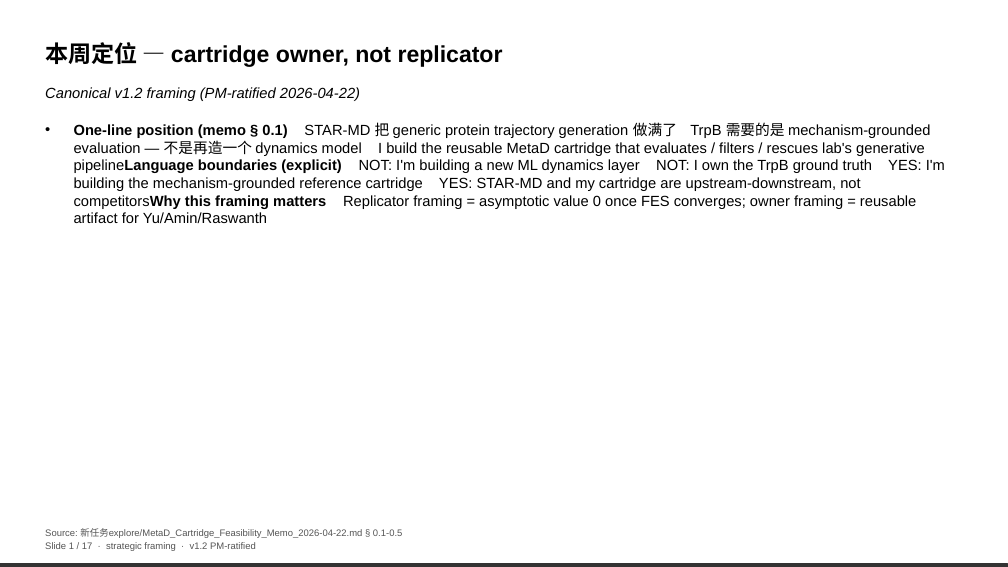
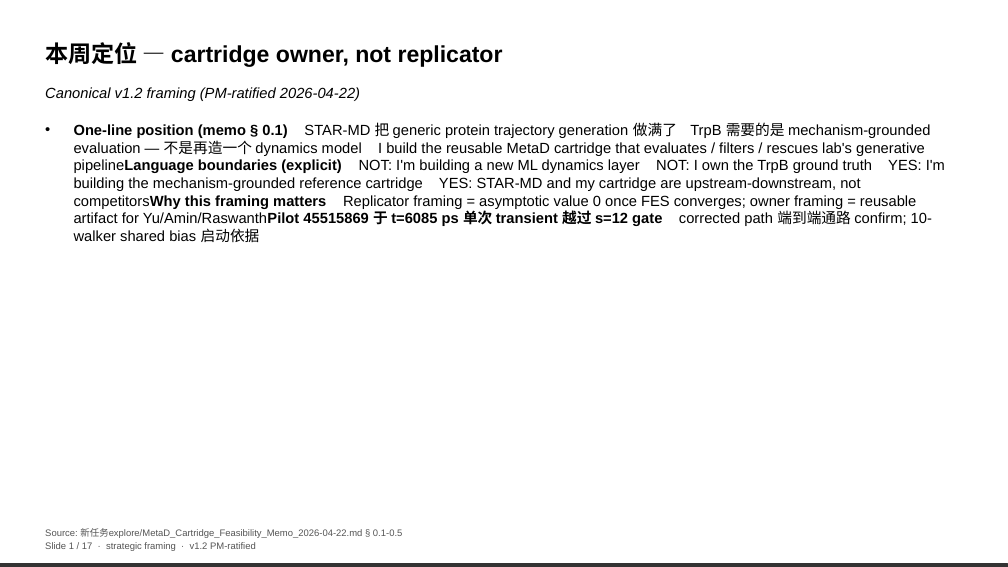
Before and after one commit to alex051107/trpb-metadynamics-replication, a slide deck: slide 2 of reports/GroupMeeting_2026-04-24.pptx. Drawn at 1008x567 pixels with LibreOffice and Linux fonts; fonts in the diff are those of the drawing. Boxes give left, top, right and bottom in pixels: in the first picture for what was removed or moved away, otherwise in the second. Text is boxed around its words. In the diff, an @@ line names an element or a change of style, - is before the commit and + after.

```diff
--- a/reports/GroupMeeting_2026-04-24.pptx
+++ b/reports/GroupMeeting_2026-04-24.pptx
@@ text at box(74, 122, 945, 242): text changed @@
-• One-line position (memo § 0.1) STAR-MD 把 generic protein trajectory generation 做满了 TrpB 需要的是 mechanism-grounded evaluation — 不是再造一个 dynamics model I build the reusable MetaD cartridge that evaluates / filters / rescues lab's generative pipelineLanguage boundaries (explicit) NOT: I'm building a new ML dynamics layer NOT: I own the TrpB ground truth YES: I'm building the mechanism-grounded reference cartridge YES: STAR-MD and my cartridge are upstream-downstream, not competitorsWhy this framing matters Replicator framing = asymptotic value 0 once FES converges; owner framing = reusable artifact for Yu/Amin/Raswanth
+• One-line position (memo § 0.1) STAR-MD 把 generic protein trajectory generation 做满了 TrpB 需要的是 mechanism-grounded evaluation — 不是再造一个 dynamics model I build the reusable MetaD cartridge that evaluates / filters / rescues lab's generative pipelineLanguage boundaries (explicit) NOT: I'm building a new ML dynamics layer NOT: I own the TrpB ground truth YES: I'm building the mechanism-grounded reference cartridge YES: STAR-MD and my cartridge are upstream-downstream, not competitorsWhy this framing matters Replicator framing = asymptotic value 0 once FES converges; owner framing = reusable artifact for Yu/Amin/RaswanthPilot 45515869 于 t=6085 ps 单次 transient 越过 s=12 gate corrected path 端到端通路 confirm; 10-walker shared bias 启动依据
```
Also in this commit, not shown: 1 other slide changed, 2 other files.
